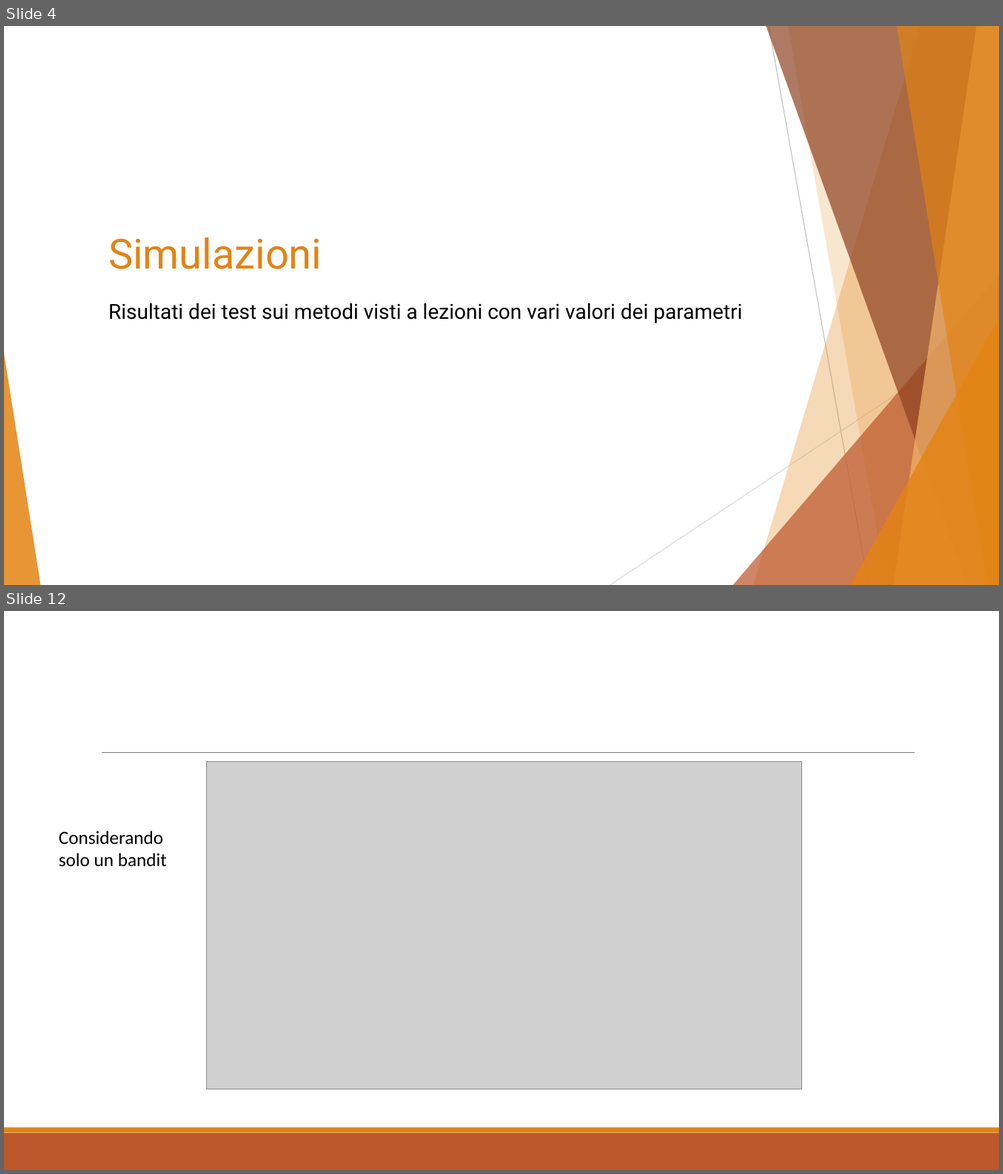
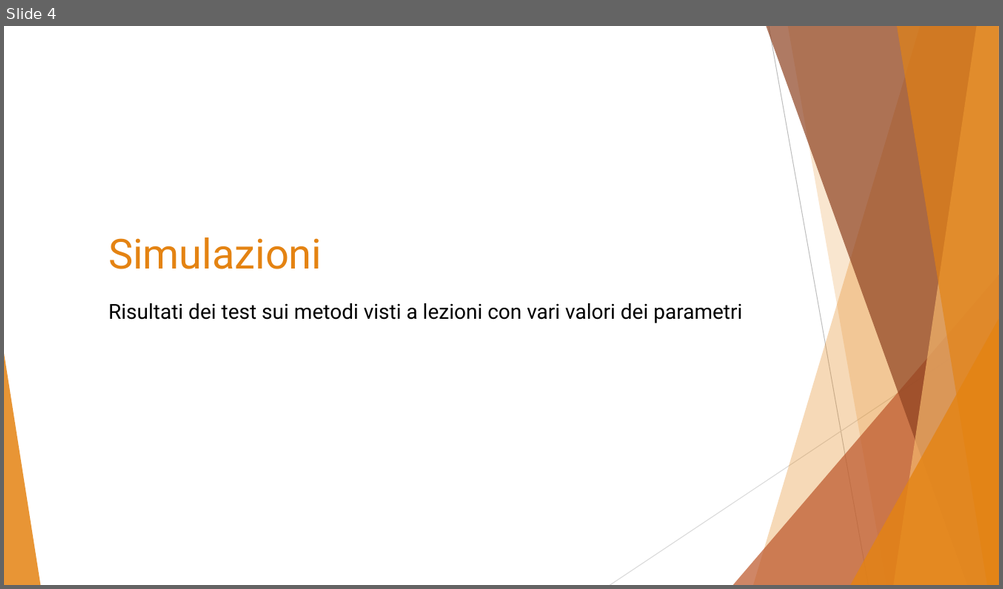
Before and after one commit to simonesinceri/MRL, a slide deck: Presentations/Presentation_Ass1.pptx. Shown one above the other, each under a label of ours: slides 4 and 12 before the commit, slide 4 after it; the slides between them are not shown. The pictures are 1003x1174 and 1003x589 pixels, drawn with LibreOffice and Linux fonts; fonts in the diff are those of the drawing; grey boxes stand for pictures. Boxes give left, top, right and bottom in pixels: in the first picture for what was removed or moved away, otherwise in the second. Text is boxed around its words. In the diff, an @@ line names an element or a change of style, - is before the commit and + after.

```diff
--- a/Presentations/Presentation_Ass1.pptx
+++ b/Presentations/Presentation_Ass1.pptx
@@ slide 12 removed at (x1=4, y1=611, x2=999, y2=1170), background #FFFFFF @@
@@ line removed from (102, 753) to (915, 753) @@
@@ picture removed at (x1=206, y1=762, x2=802, y2=1090) @@
@@ text removed at (x1=59, y1=831, x2=167, y2=867) @@
-Considerando solo un bandit
@@ rectangle removed at (x1=4, y1=1133, x2=999, y2=1170) @@
@@ rectangle removed at (x1=4, y1=1128, x2=999, y2=1133) @@
```
Also in this commit, not shown: 1 slide changed, 10 slides added, 7 other slides removed, 4 other files.
